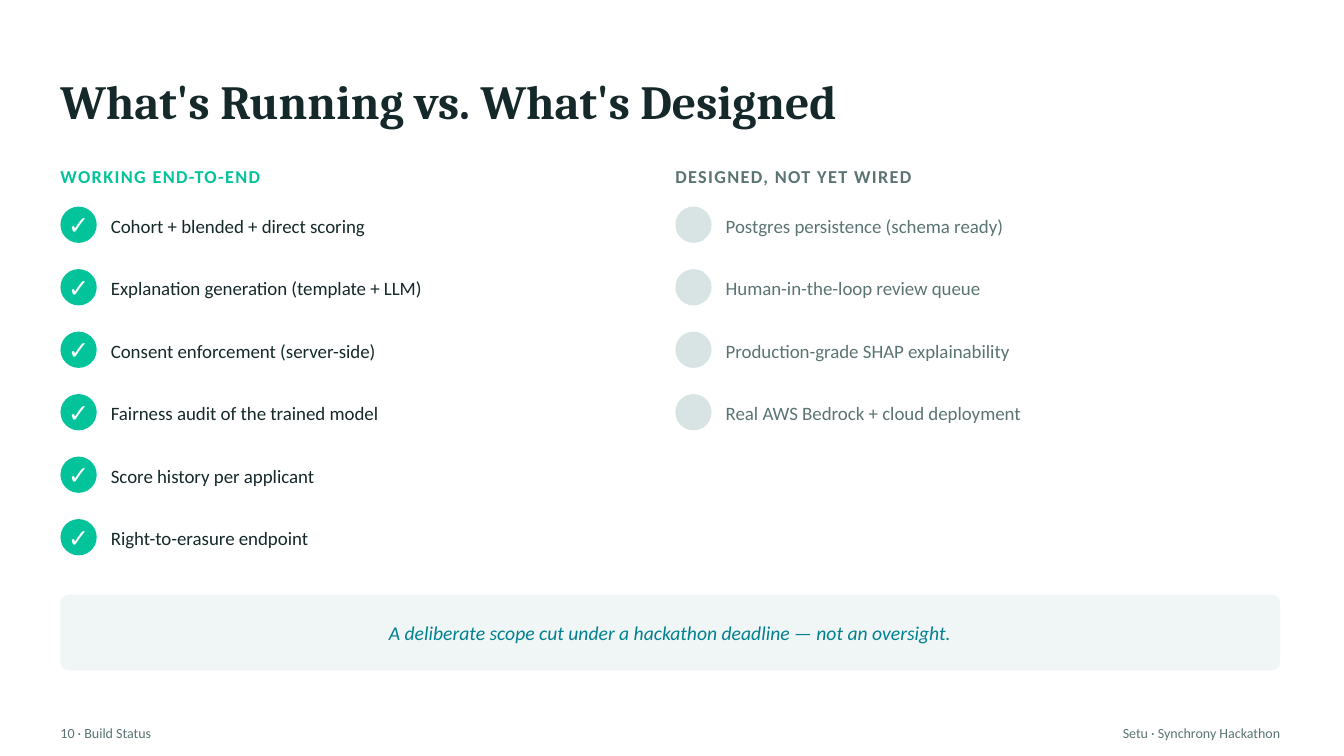
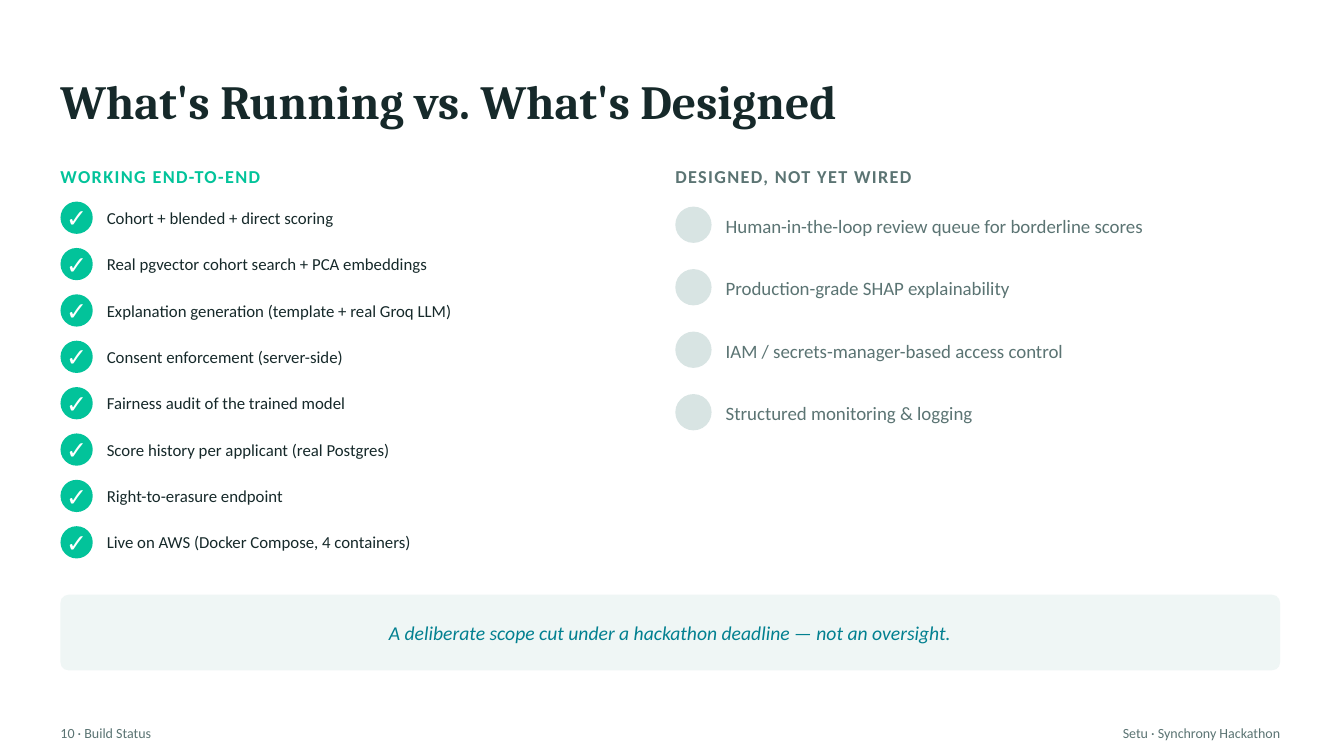
Before and after one commit to Shlok-J/setu-synchrony-hackathon, a slide deck: slide 11 of Setu_Synchrony_Hackathon.pptx. Drawn at 1344x756 pixels with LibreOffice and Linux fonts; fonts in the diff are those of the drawing. Boxes give left, top, right and bottom in pixels: in the first picture for what was removed or moved away, otherwise in the second. Text is boxed around its words. In the diff, an @@ line names an element or a change of style, - is before the commit and + after.

```diff
--- a/Setu_Synchrony_Hackathon.pptx
+++ b/Setu_Synchrony_Hackathon.pptx
@@ ellipse: place and size @@
-ellipse at box(60, 207, 97, 243)
+ellipse at box(60, 202, 93, 234)
@@ text "✓" rewrapped from box(60, 207, 97, 243) to box(60, 202, 93, 234) @@
@@ text at box(726, 220, 1143, 236): text changed @@
-Human-in-the-loop review queue
+Human-in-the-loop review queue for borderline scores
@@ text removed at box(726, 219, 1003, 236) @@
-Postgres persistence (schema ready)
@@ ellipse: place and size @@
-ellipse at box(60, 269, 97, 306)
+ellipse at box(60, 248, 93, 280)
@@ text "✓" rewrapped from box(60, 269, 97, 306) to box(60, 248, 93, 280) @@
@@ text added at box(107, 258, 427, 273), 12 pt, text #16292A @@
+Real pgvector cohort search + PCA embeddings
@@ text "Production-grade SHAP explainability": place and size @@
-text "Production-grade SHAP explainability" at box(726, 345, 1009, 361)
+text "Production-grade SHAP explainability" at box(726, 282, 1009, 298)
@@ ellipse added at box(60, 294, 93, 327), fill #02C39A @@
@@ text added at box(60, 294, 93, 327), 18 pt, text #FFFFFF, bold @@
+✓
@@ text at box(107, 305, 452, 320): text changed; size 13.5 to 12 pt @@
-Explanation generation (template + LLM)
+Explanation generation (template + real Groq LLM)
@@ ellipse: place and size @@
-ellipse at box(60, 332, 97, 368)
+ellipse at box(60, 341, 93, 373)
@@ text "✓" rewrapped from box(60, 332, 97, 368) to box(60, 341, 93, 373) @@
@@ text "Consent enforcement (server-side)": place and size @@
-text "Consent enforcement (server-side)" at box(111, 344, 375, 361)
+text "Consent enforcement (server-side)" at box(107, 351, 343, 365)
@@ text added at box(726, 345, 1063, 361), 13.5 pt, text #5B7473 @@
+IAM / secrets-manager-based access control
@@ ellipse: place and size @@
-ellipse at box(60, 394, 97, 431)
+ellipse at box(60, 387, 93, 419)
@@ text "✓" rewrapped from box(60, 394, 97, 431) to box(60, 387, 93, 419) @@
@@ text "Fairness audit of the trained ...": place and size @@
-text "Fairness audit of the trained ..." at box(111, 407, 378, 420)
+text "Fairness audit of the trained ..." at box(107, 397, 345, 409)
@@ text at box(726, 407, 972, 423): text changed @@
-Real AWS Bedrock + cloud deployment
+Structured monitoring & logging
@@ ellipse added at box(60, 434, 93, 466), fill #02C39A @@
@@ text added at box(60, 434, 93, 466), 18 pt, text #FFFFFF, bold @@
+✓
@@ text at box(107, 444, 390, 459): text changed; size 13.5 to 12 pt @@
-Score history per applicant
+Score history per applicant (real Postgres)
@@ size 13.5 to 12 pt in 4 elements at box(107, 351, 343, 365), box(107, 212, 333, 227), box(107, 397, 345, 409), box(107, 490, 283, 505) @@
@@ text "Right-to-erasure endpoint": place and size @@
-text "Right-to-erasure endpoint" at box(111, 532, 308, 549)
+text "Right-to-erasure endpoint" at box(107, 490, 283, 505)
@@ ellipse: place and size @@
-ellipse at box(60, 457, 97, 493)
+ellipse at box(60, 480, 93, 512)
@@ text "✓" rewrapped from box(60, 457, 97, 493) to box(60, 480, 93, 512) @@
@@ ellipse: place and size @@
-ellipse at box(60, 519, 97, 556)
+ellipse at box(60, 526, 93, 559)
@@ text "✓" rewrapped from box(60, 519, 97, 556) to box(60, 526, 93, 559) @@
@@ text added at box(107, 536, 410, 551), 12 pt, text #16292A @@
+Live on AWS (Docker Compose, 4 containers)
```
Also in this commit, not shown: 2 other slides changed.
